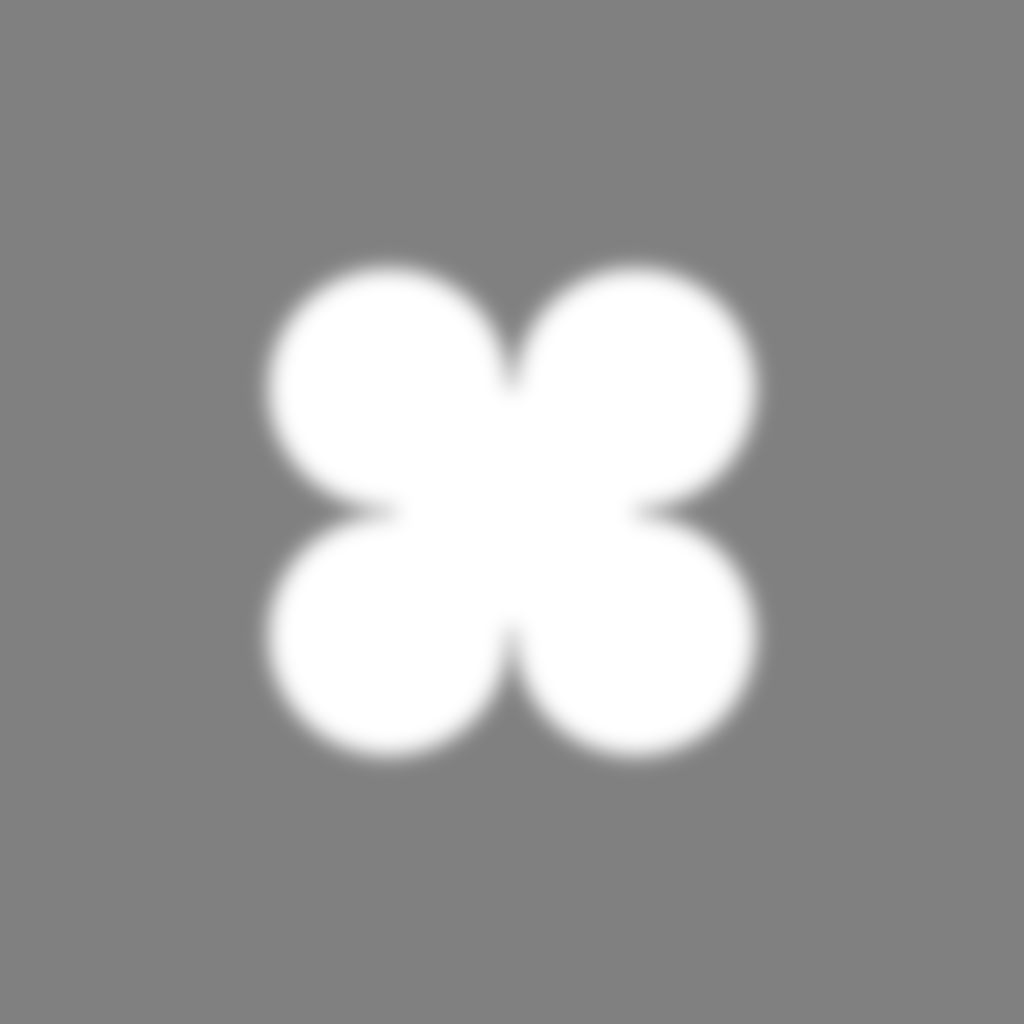
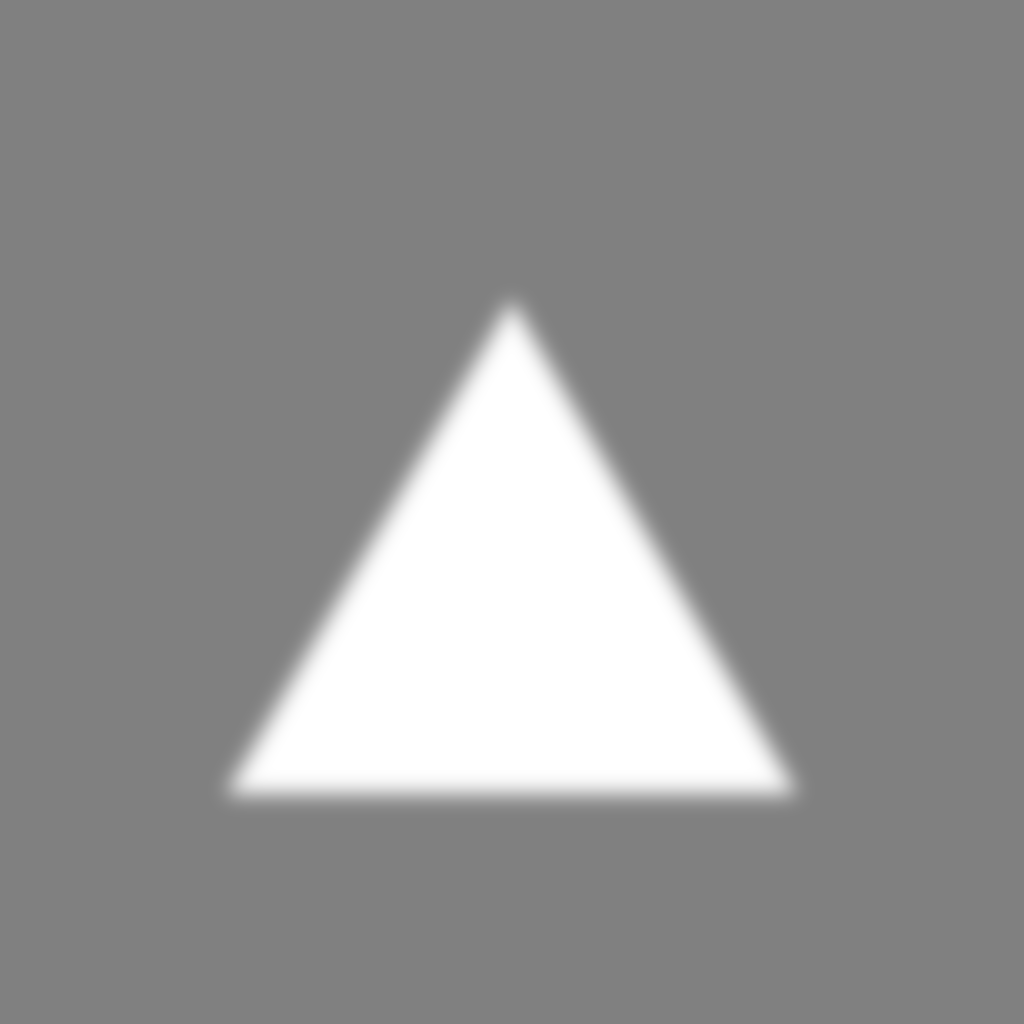
Comparing the layer stacks of the two 1024 × 1024 images. Changes:
added layer "Polygon 1" above "FlowerFilters" over <box>213,280,811,814</box>
hid group "FlowerFilters" (1 layers) over <box>242,249,782,782</box>
